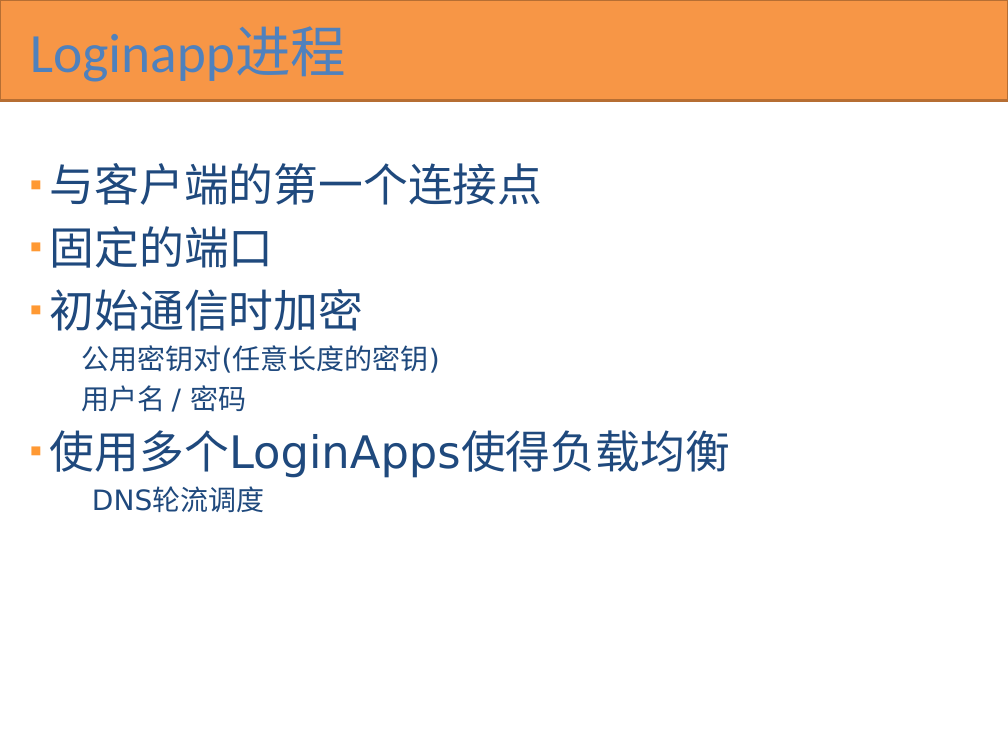
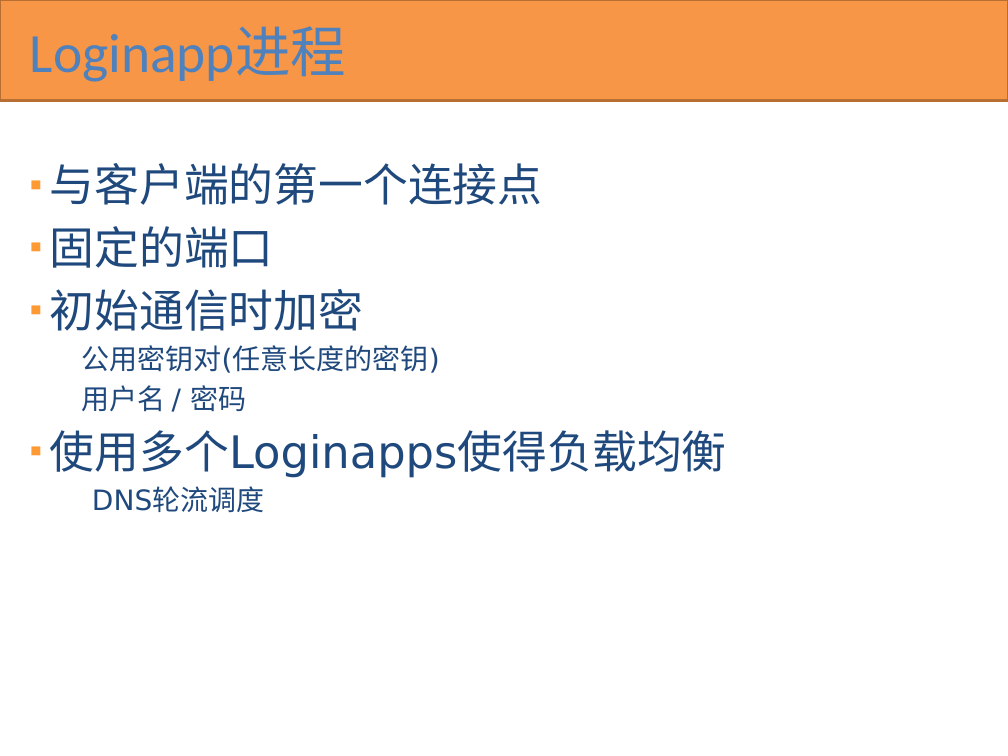
Before and after one commit to kbengine/kbengine_docs, a slide deck: slide 5 of KBEngine overview(cn).pptx. Drawn at 1008x756 pixels with LibreOffice and Linux fonts; fonts in the diff are those of the drawing. Boxes give left, top, right and bottom in pixels: in the first picture for what was removed or moved away, otherwise in the second. Text is boxed around its words. In the diff, an @@ line names an element or a change of style, - is before the commit and + after.

```diff
--- a/KBEngine overview(cn).pptx
+++ b/KBEngine overview(cn).pptx
@@ text at (50, 430, 727, 478): text changed @@
-▪ 使用多个LoginApps使得负载均衡
+▪ 使用多个Loginapps使得负载均衡
```
Also in this commit, not shown: 3 other slides changed.
